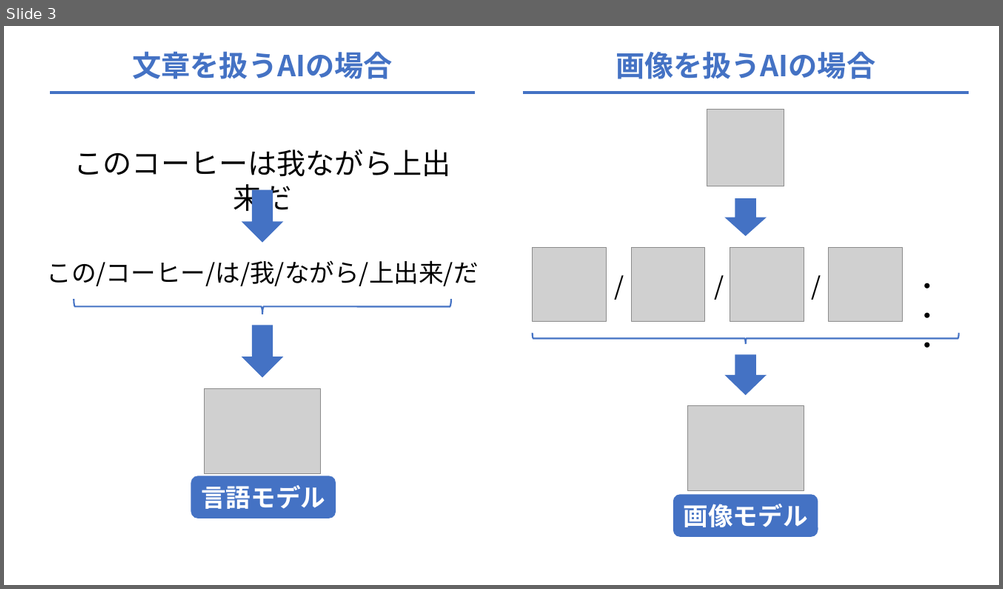
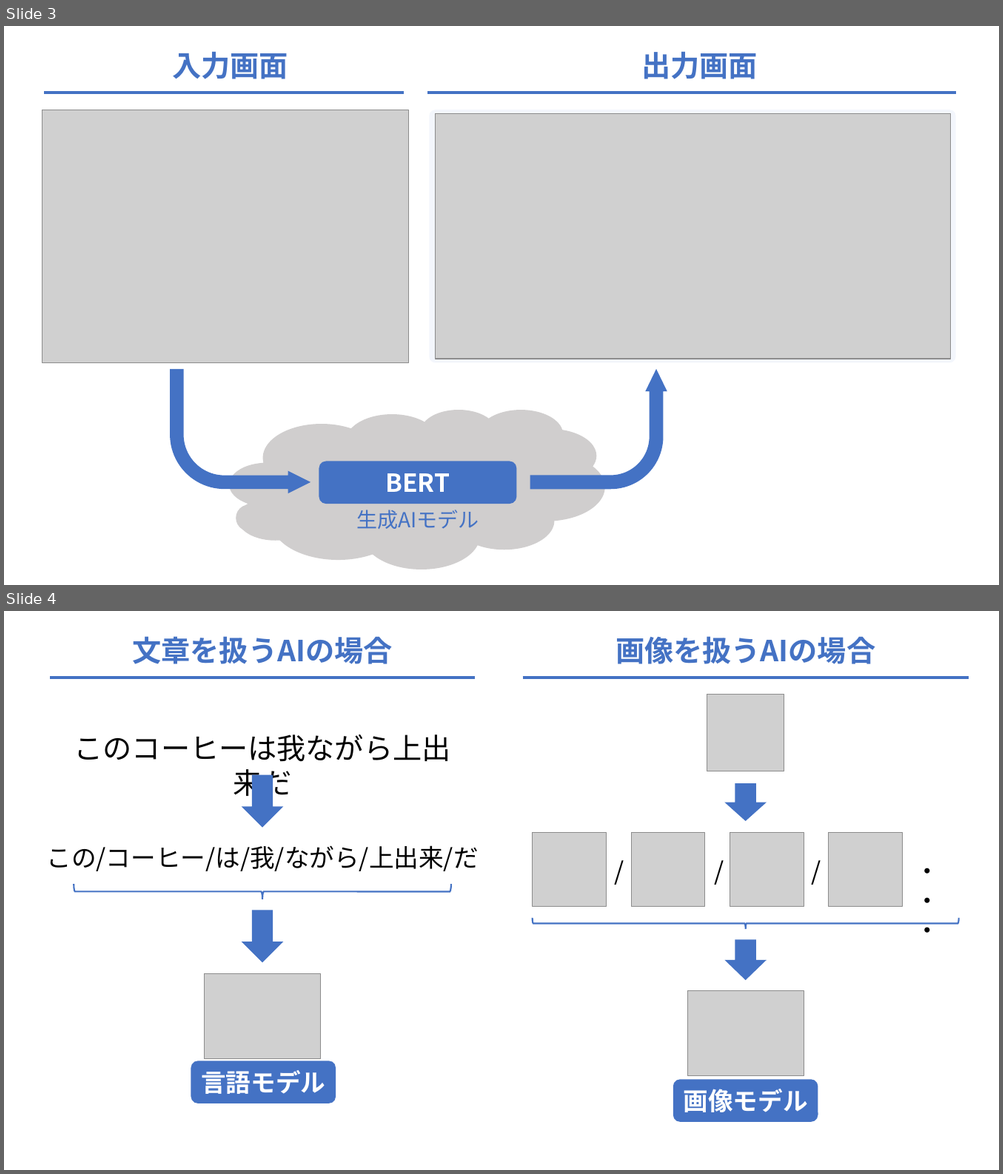
Before and after one commit to liber-craft-co-ltd/book_impress_text-image-basic, a slide deck: images.pptx. Shown one above the other, each under a label of ours: slide 3 before the commit, slides 3 and 4 after it. The pictures are 1003x589 and 1003x1174 pixels, drawn with LibreOffice and Linux fonts; fonts in the diff are those of the drawing; grey boxes stand for pictures. Boxes give left, top, right and bottom in pixels: in the first picture for what was removed or moved away, otherwise in the second. Text is boxed around its words. In the diff, an @@ line names an element or a change of style, - is before the commit and + after.

```diff
--- a/images.pptx
+++ b/images.pptx
@@ slide 3 added at (x1=4, y1=26, x2=999, y2=585), background #FFFFFF @@
@@ text added at (x1=172, y1=51, x2=288, y2=79), 28 pt, text #4472C4, bold @@
+入力画面
@@ text added at (x1=641, y1=51, x2=757, y2=79), 28 pt, text #4472C4, bold @@
+出力画面
@@ picture added at (x1=42, y1=110, x2=408, y2=363) @@
@@ line added from (44, 93) to (404, 93), #4472C4 2.25 pt @@
@@ line added from (428, 93) to (956, 93), #4472C4 2.25 pt @@
@@ rounded rectangle added at (x1=430, y1=110, x2=956, y2=363), fill #F3F6FC @@
@@ picture added at (x1=435, y1=113, x2=950, y2=359) @@
@@ bent arrow added at (x1=170, y1=369, x2=310, y2=494), fill #4472C4 @@
@@ bent arrow added at (x1=529, y1=369, x2=667, y2=490), fill #4472C4 @@
@@ thought cloud added at (x1=229, y1=409, x2=605, y2=569), fill #D0CECE @@
@@ rounded rectangle added at (x1=318, y1=462, x2=517, y2=504), fill #4472C4 @@
@@ text added at (x1=385, y1=474, x2=449, y2=492), 24 pt, text #FFFFFF, bold @@
+BERT
@@ text added at (x1=356, y1=510, x2=478, y2=529), 20 pt, text #4472C4 @@
+生成AIモデル
@@ what was slide 3 is now slide 4 @@
```
Also in this commit, not shown: 3 other slides added, 1 slide removed, 10 other files.
